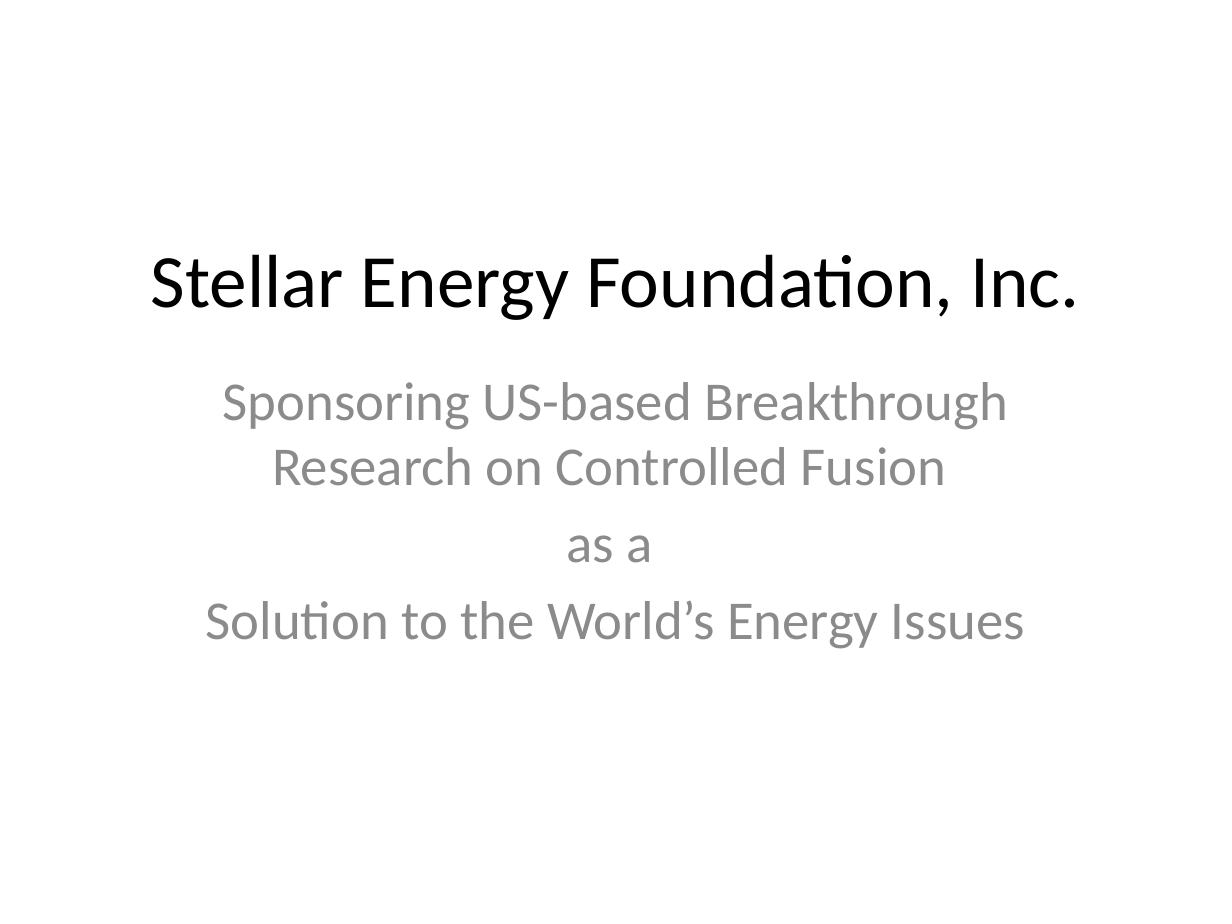
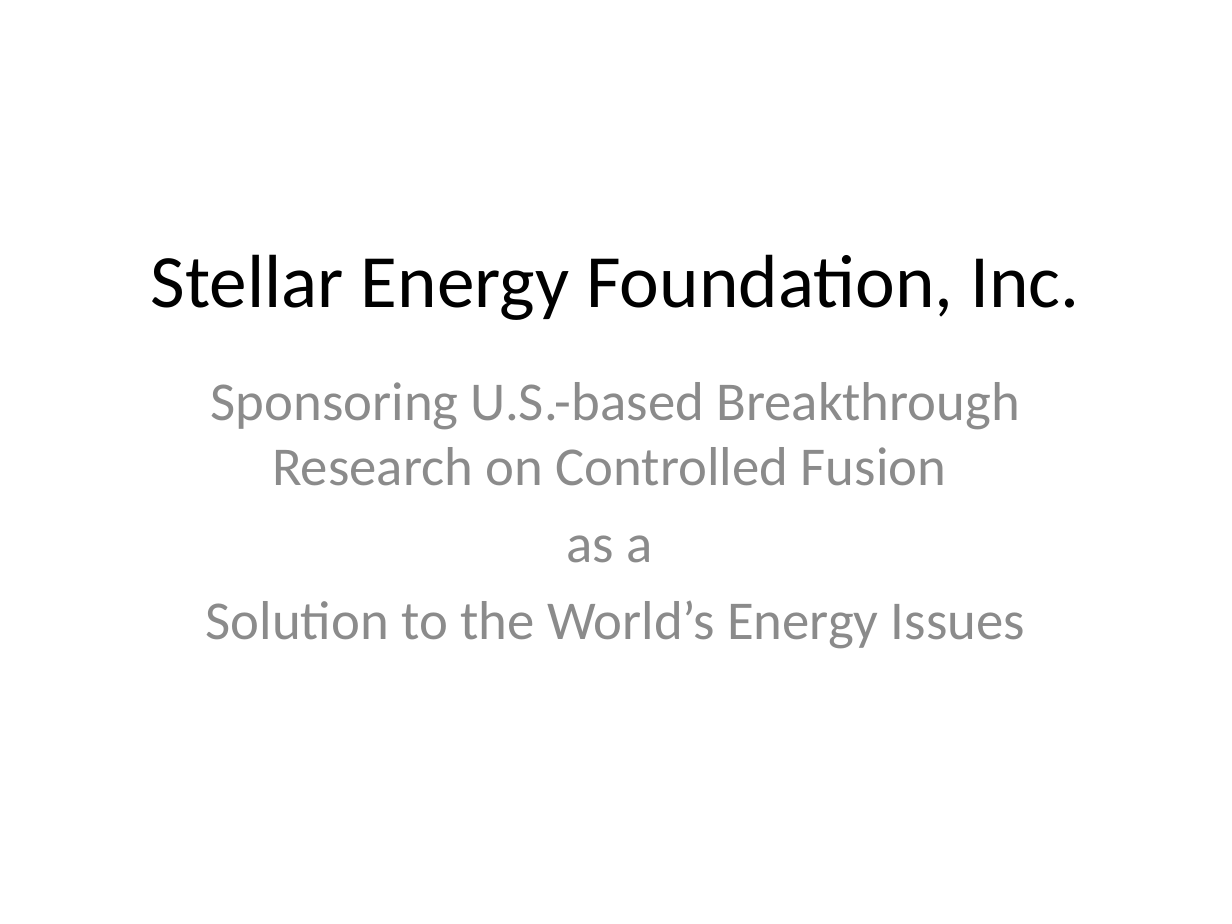
Before and after one commit to StellarEnergyFoundation/Presentations, a slide deck: slide 1 of stellar_shortresaved042118.pptx. Drawn at 1232x924 pixels with LibreOffice and Linux fonts; fonts in the diff are those of the drawing. Boxes give left, top, right and bottom in pixels: in the first picture for what was removed or moved away, otherwise in the second. Text is boxed around its words. In the diff, an @@ line names an element or a change of style, - is before the commit and + after.

Commit message:
Add files via upload
Corrected some typos which Karen spotted.

```diff
--- a/stellar_shortresaved042118.pptx
+++ b/stellar_shortresaved042118.pptx
@@ subtitle at [211,382,1020,486]: text changed @@
-Sponsoring US-based Breakthrough Research on Controlled Fusion
+Sponsoring U.S.-based Breakthrough Research on Controlled Fusion
```
Also in this commit, not shown: 4 other slides changed.
